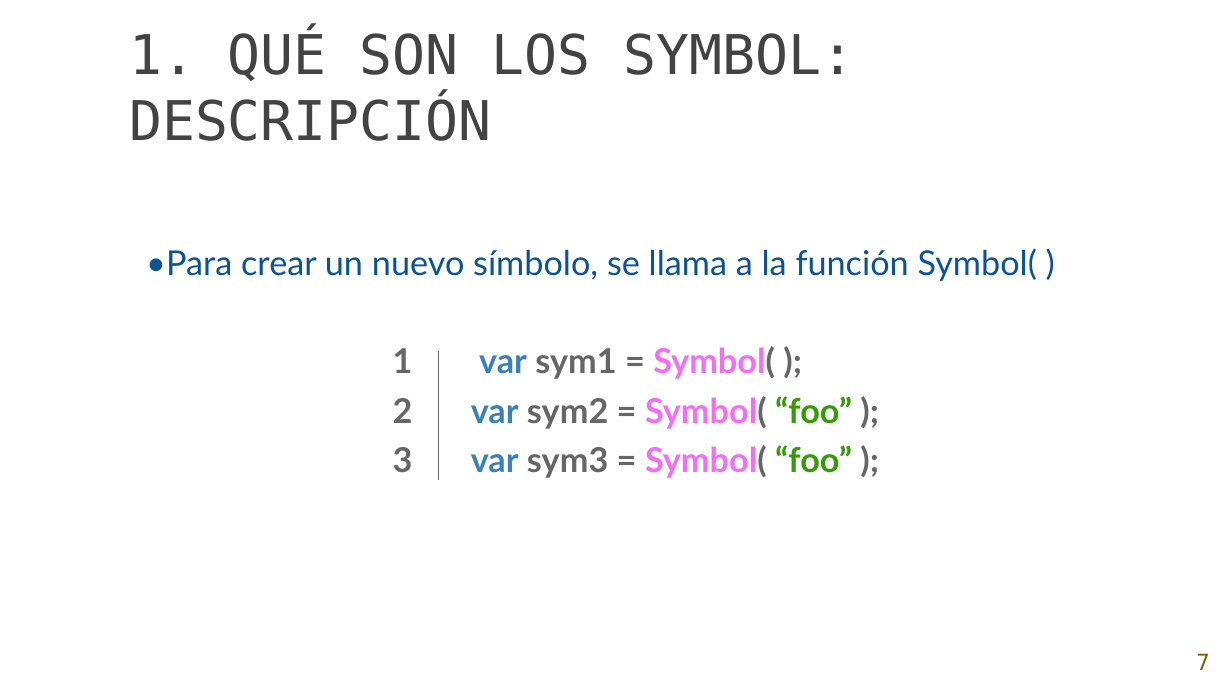
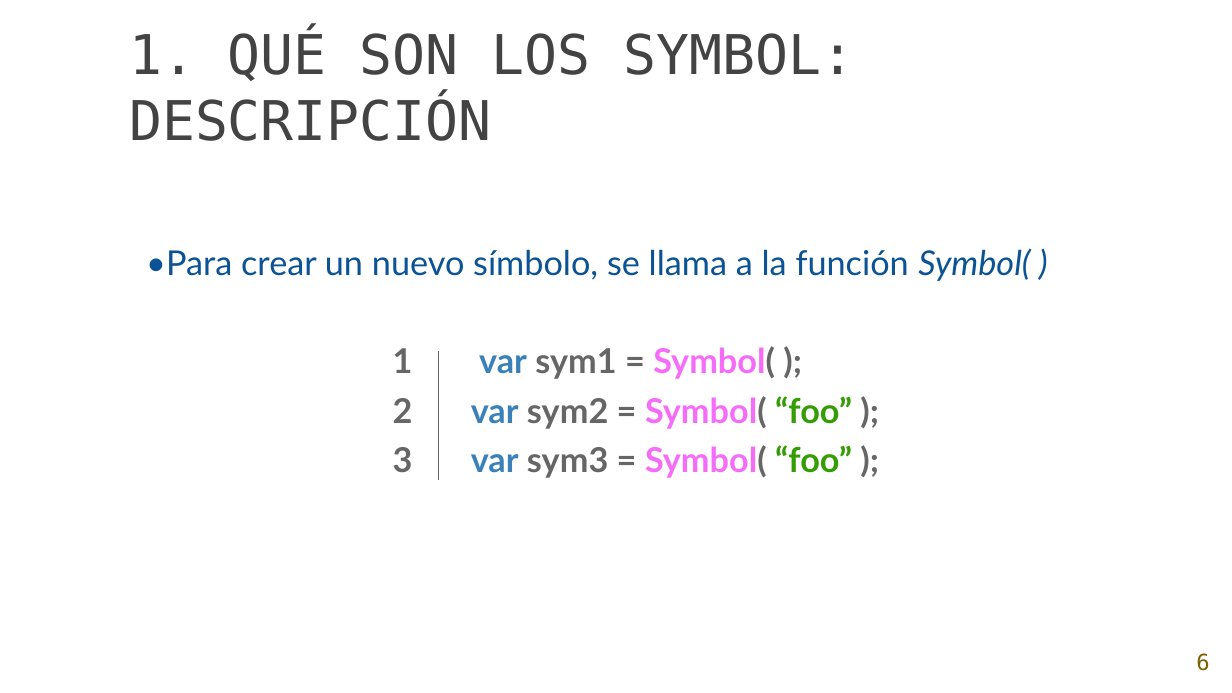
Before and after one commit to Char-Mander/AW_2018-2019, a slide deck: slide 6 of Ejercicios de clase/Plantilla powerpoint.pptx (slide 7 before the commit). Drawn at 1232x693 pixels with LibreOffice and Linux fonts; fonts in the diff are those of the drawing; background and template pictures are left out. Boxes give left, top, right and bottom in pixels: in the first picture for what was removed or moved away, otherwise in the second. Text is boxed around its words. In the diff, an @@ line names an element or a change of style, - is before the commit and + after.

```diff
--- a/Ejercicios de clase/Plantilla powerpoint.pptx
+++ b/Ejercicios de clase/Plantilla powerpoint.pptx
@@ text at bbox=[146, 248, 1030, 281]: italic on in "Symbol( )" @@
@@ page number at bbox=[1196, 653, 1209, 671]: text changed @@
-7
+6
```
Also in this commit, not shown: 4 other slides changed, 7 slides added, 1 slide removed.
